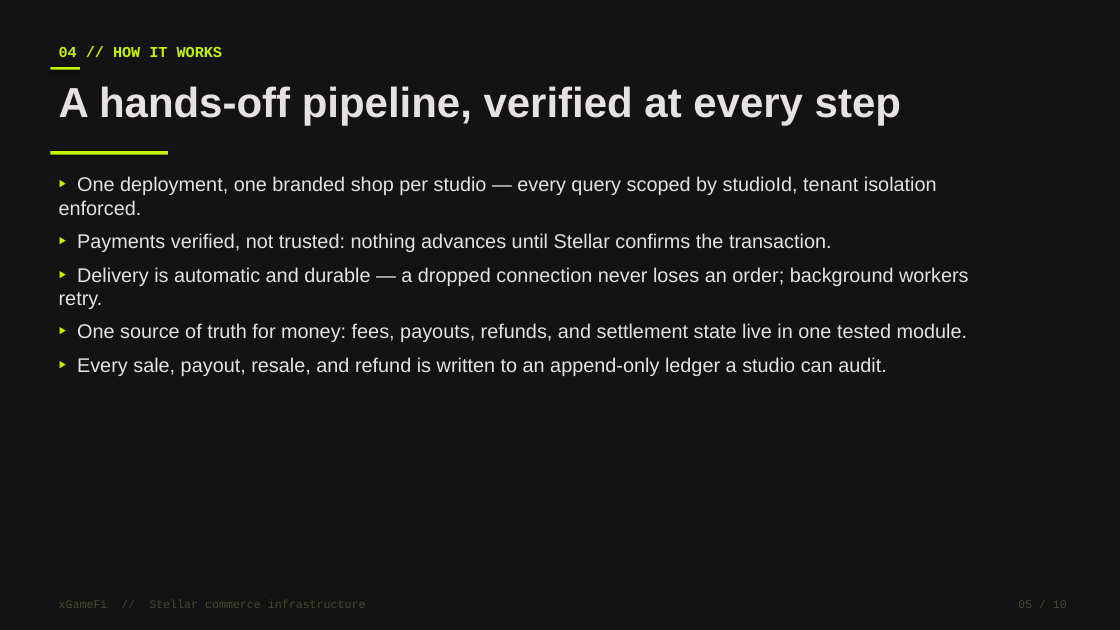
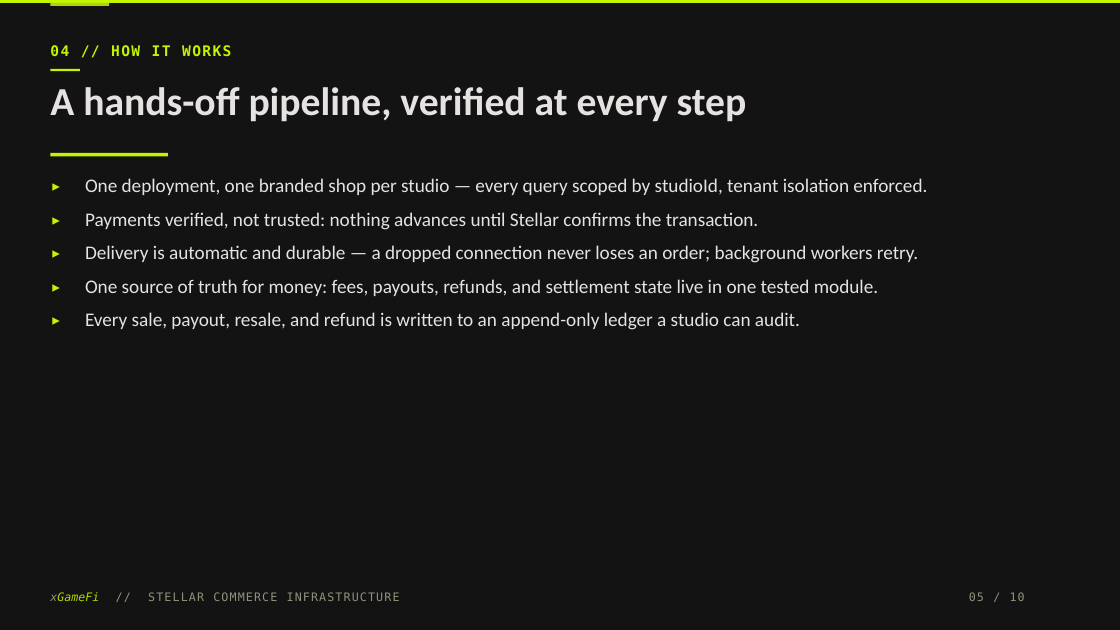
Before and after one commit to christian-manalang/xgamefi, a slide deck: slide 5 of docs/pitch-deck-v3.pptx. Drawn at 1120x630 pixels with LibreOffice and Linux fonts; fonts in the diff are those of the drawing. Boxes give left, top, right and bottom in pixels: in the first picture for what was removed or moved away, otherwise in the second. Text is boxed around its words. In the diff, an @@ line names an element or a change of style, - is before the commit and + after.

```diff
--- a/docs/pitch-deck-v3.pptx
+++ b/docs/pitch-deck-v3.pptx
@@ rectangle added at (0, 0, 1120, 3), fill #C3F400 @@
@@ rectangle added at (50, 3, 109, 5), fill #ABD600 @@
@@ text "04 // HOW IT WORKS" at (50, 45, 231, 57): size 13 to 12.5 pt, font Courier New to DejaVu Sans Mono, letter spacing 0 to 1.2 pt @@
@@ text "A hands-off pipeline, verified at ..." at (50, 87, 747, 122): size 36 to 34 pt, font Arial to Calibri @@
@@ rectangle at (50, 69, 80, 71): shadow off @@
@@ rectangle at (50, 153, 168, 156): shadow off @@
@@ text at (85, 178, 927, 330): text changed; size 17 to 16.5 pt; font Arial to Calibri @@
-‣ One deployment, one branded shop per studio — every query scoped by studioId, tenant isolation enforced.
-‣ Payments verified, not trusted: nothing advances until Stellar confirms the transaction.
-‣ Delivery is automatic and durable — a dropped connection never loses an order; background workers retry.
-‣ One source of truth for money: fees, payouts, refunds, and settlement state live in one tested module.
-‣ Every sale, payout, resale, and refund is written to an append-only ledger a studio can audit.
+▸ One deployment, one branded shop per studio — every query scoped by studioId, tenant isolation enforced.
+▸ Payments verified, not trusted: nothing advances until Stellar confirms the transaction.
+▸ Delivery is automatic and durable — a dropped connection never loses an order; background workers retry.
+▸ One source of truth for money: fees, payouts, refunds, and settlement state live in one tested module.
+▸ Every sale, payout, resale, and refund is written to an append-only ledger a studio can audit.
@@ text at (50, 592, 400, 601): text changed; font Courier New to DejaVu Sans Mono; text colour #444933 to #8E9379 @@
-xGameFi // Stellar commerce infrastructure
+xGameFi // STELLAR COMMERCE INFRASTRUCTURE
@@ text "05 / 10": place and size @@
-text "05 / 10" at (1018, 600, 1067, 608)
+text "05 / 10" at (969, 592, 1025, 601)
@@ text "05 / 10" at (969, 592, 1025, 601): font Courier New to DejaVu Sans Mono, text colour #444933 to #8E9379, letter spacing 0 to 1 pt @@
```
Also in this commit, not shown: 9 other slides changed.
